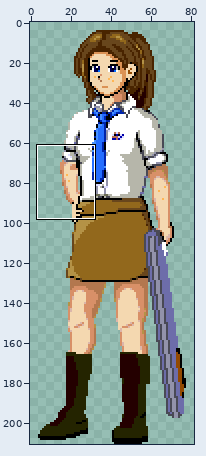
Two versions of one pixel-art file, src/testrom/res/_ignore/de_detective11.aseprite. The picture above shows the old version from afar; the outline marks the close-up.
Close-up. Before:
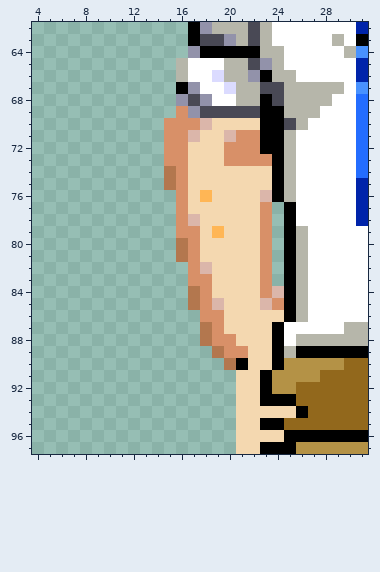
86x211 pixels, 1 frame. Shown: x 4..31, y 62..97. The wide view leaves out empty margins.
The result:
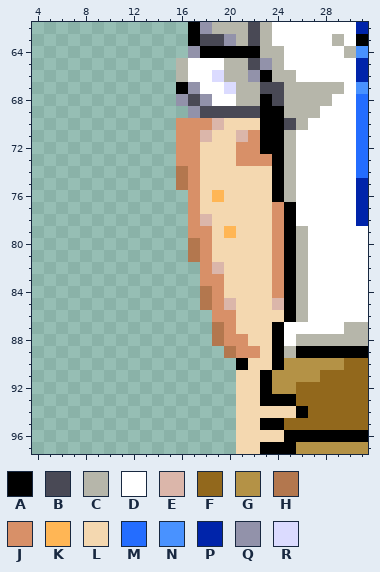
Palette (. is transparent): A #000000  B #494955  C #b6b6aa  D #ffffff  E #dbb6aa  F #92681c  G #b49246  H #b3774e  J #d89068  K #ffb655  L #f4d8b0  M #246dff  N #4992ff  P #0024aa  Q #9292aa  R #dbdbff
Change:
--- layer "Arm rechts"
@@ x 13..26 @@
 68 ...QBQDDCCABCC
-69 ...JQBBBBBAACC
-70 ..JJJELLLLAABC
-71 ..JJELLEJJAACD
-72 ..JJLLLJJJAACD
-73 ..JJLLLJJJJACD
-74 ..HJLLLLLLLACD
-75 ..HJLLLLLLLACD
-76 ...JLKLLLLEACD
-77 ...JLLLLLLJ.AD
-78 ...JELLLLLJ.AD
-79 ...JJLKLLLJ.AC
-80 ...HJLLLLLJ.AC
-81 ...HJLLLLLJ.AC
-82 ....JELLLLJ.AC
-83 ....JJLLLLJ.AC
-84 ....HJLLLLJEAC
-85 ....HJELLLEJAC
-86 .....JJLLLLLAC
-87 .....HJLLLLADD
-88 .....HJJLLLADC
-89 ......HJJLLACA
-90 .......HALLAGG
+69 ....QBBBBBAACC
+70 ...JJJELLLAABC
+71 ...JJELLEJAACD
+72 ...JJLLLJJAACD
+73 ...JJLLLJJJACD
+74 ...HJLLLLLLACD
+75 ...HJLLLLLLACD
+76 ....JLKLLLLACD
+77 ....JLLLLLLJAD
+78 ....JELLLLLJAD
+79 ....JJLKLLLJAC
+80 ....HJLLLLLJAC
+81 ....HJLLLLLJAC
+82 .....JELLLLJAC
+83 .....JJLLLLJAC
+84 .....HJLLLLJAC
+85 .....HJELLLEAC
+86 ......JJLLLLAC
+87 ......HJLLLADD
+88 ......HJJLLADC
+89 .......HJJLACA
+90 ........ALLAGG
 91 ........LLAGGG
Where, in picture pixels (left, top, right, bottom), the same in both close-ups:
changed: (164, 106, 284, 370)
